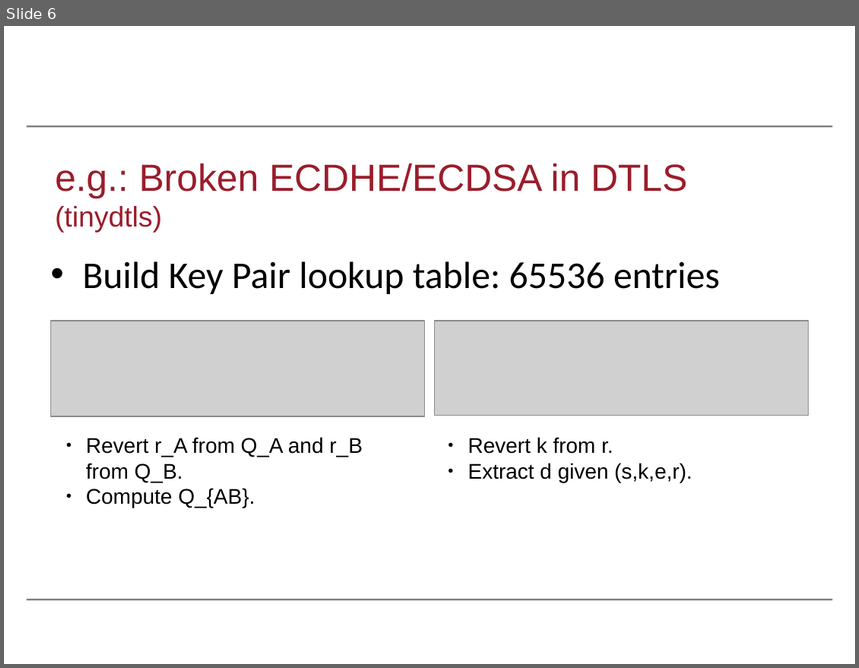
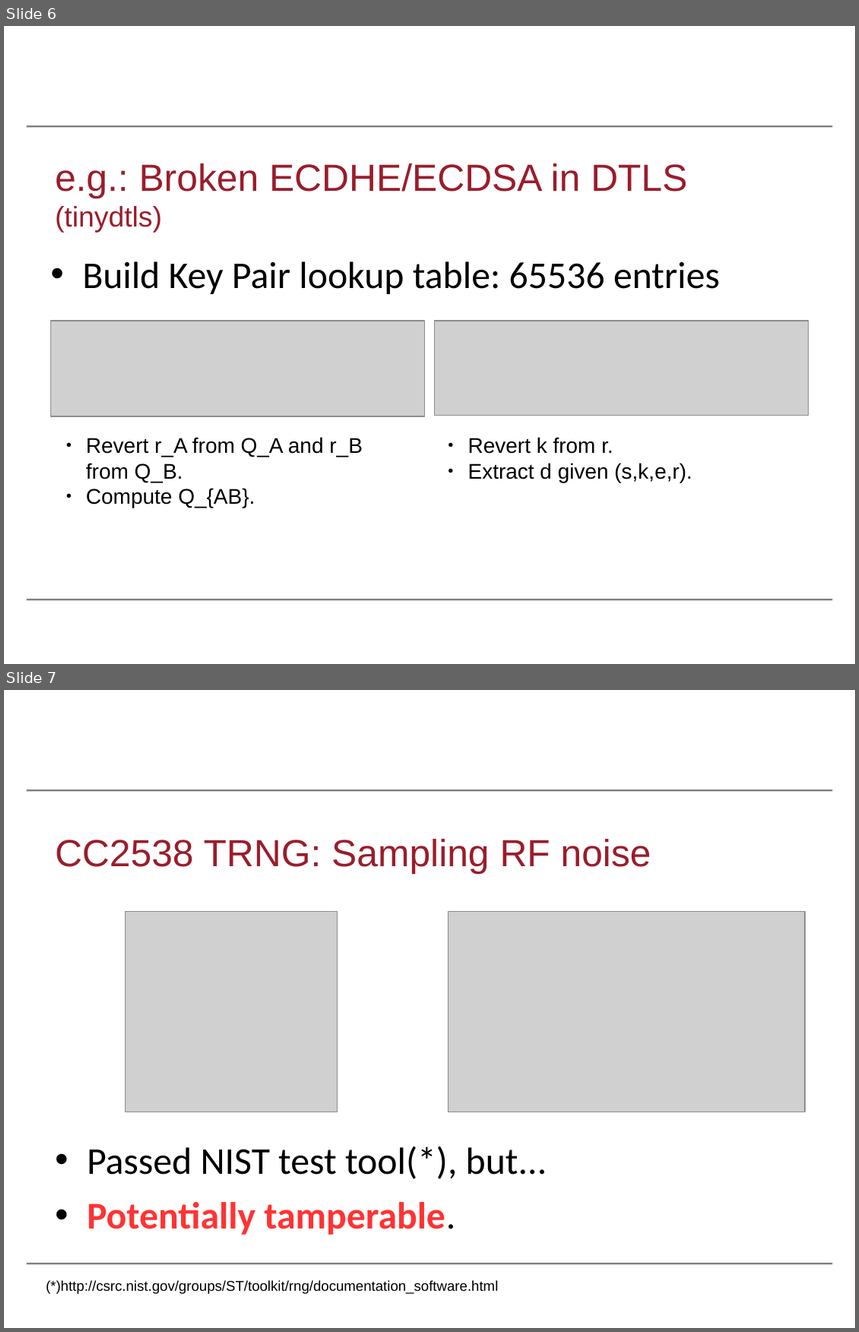
Before and after one commit to Salties/MI-Side-Channel-DTLS, a slide deck: Writings/Cryptographic_Randomness_On_A_CC2538/slides/wifs2016.odp. Shown one above the other, each under a label of ours: slide 6 before the commit, slides 6 and 7 after it. The pictures are 859x668 and 859x1332 pixels, drawn with LibreOffice and Linux fonts; fonts in the diff are those of the drawing; grey boxes stand for pictures; background and template pictures are left out. Boxes give left, top, right and bottom in pixels: in the first picture for what was removed or moved away, otherwise in the second. Text is boxed around its words. In the diff, an @@ line names an element or a change of style, - is before the commit and + after.

```diff
--- a/Writings/Cryptographic_Randomness_On_A_CC2538/slides/wifs2016.odp
+++ b/Writings/Cryptographic_Randomness_On_A_CC2538/slides/wifs2016.odp
@@ slide 7 added at <box>4,690,855,1328</box>, background #FFFFFF; not listed: 2 template elements that a slide beside it also shows @@
@@ title added at <box>55,839,652,874</box>, 32 pt, text #9A1D2B @@
+CC2538 TRNG: Sampling RF noise
@@ picture added at <box>125,911,337,1113</box> @@
@@ picture added at <box>449,911,806,1113</box> @@
@@ text added at <box>87,1146,547,1235</box>, 32 pt, text #000000 @@
+• Passed NIST test tool(*), but...
+• Potentially tamperable.
@@ text added at <box>46,1281,498,1294</box>, 12 pt, text #000000 @@
+(*)http://csrc.nist.gov/groups/ST/toolkit/rng/documentation_software.html
```
Also in this commit, not shown: 2 slides changed, 3 other slides added, 3 other files.
